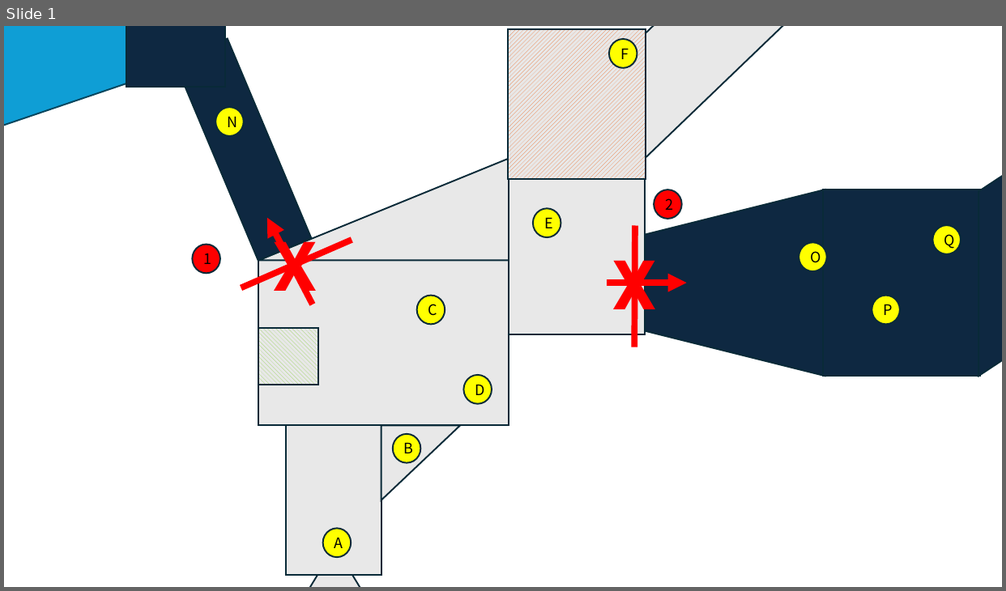
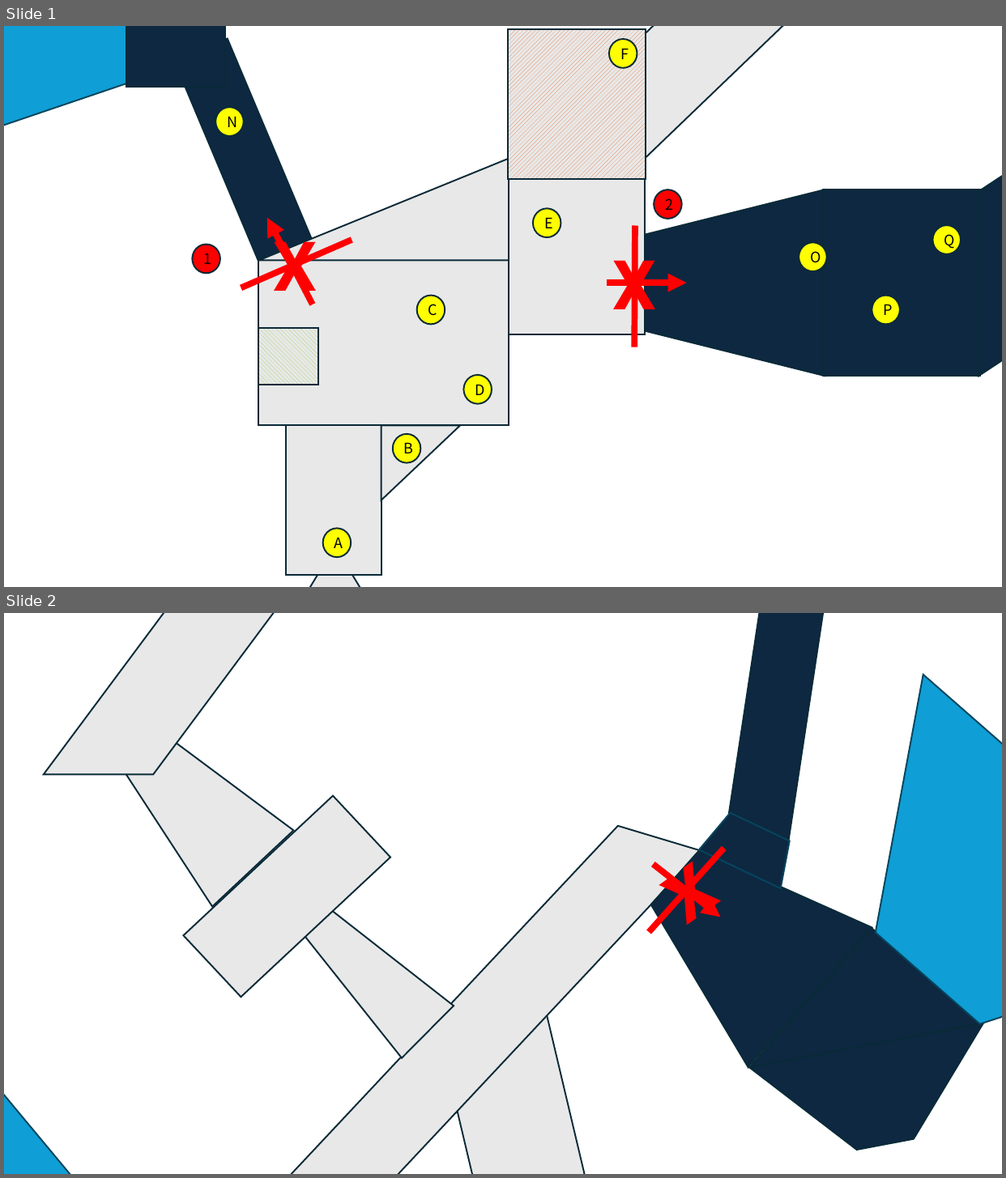
Before and after one commit to Woon-2/Project-W, a slide deck: 기획서/레벨디자인.pptx. Shown one above the other, each under a label of ours: slide 1 before the commit, slides 1 and 2 after it. The pictures are 1006x591 and 1006x1178 pixels, drawn with LibreOffice and Linux fonts; fonts in the diff are those of the drawing. Boxes give left, top, right and bottom in pixels: in the first picture for what was removed or moved away, otherwise in the second. Text is boxed around its words. In the diff, an @@ line names an element or a change of style, - is before the commit and + after.

```diff
--- a/기획서/레벨디자인.pptx
+++ b/기획서/레벨디자인.pptx
@@ slide 2 added at (x1=4, y1=613, x2=1002, y2=1174), background #FFFFFF @@
@@ parallelogram added at (x1=44, y1=613, x2=294, y2=775), fill #E8E8E8, outline #092A39 1.5 pt @@
@@ parallelogram added at (x1=726, y1=613, x2=843, y2=847), fill #0E2841, outline #092A39 1.5 pt @@
@@ trapezoid added at (x1=731, y1=613, x2=1002, y2=623), fill #E8E8E8, outline #092A39 1.5 pt @@
@@ trapezoid added at (x1=774, y1=675, x2=1002, y2=1112), fill #0F9ED5, outline #07455D 1.5 pt @@
@@ trapezoid added at (x1=106, y1=717, x2=294, y2=906), fill #E8E8E8, outline #092A39 1.5 pt @@
@@ parallelogram added at (x1=229, y1=753, x2=701, y2=1174), fill #E8E8E8, outline #092A39 1.5 pt @@
@@ rectangle added at (x1=184, y1=795, x2=391, y2=997), fill #E8E8E8, outline #092A39 1.5 pt @@
@@ trapezoid added at (x1=613, y1=808, x2=872, y2=1067), fill #0E2841, outline #092A39 1.5 pt @@
@@ trapezoid added at (x1=699, y1=807, x2=801, y2=888), fill #0E2841, outline #07455D 1.5 pt @@
@@ line added from (724, 848) to (650, 933), #FF0000 6 pt @@
@@ arrow added from (653, 865) to (720, 917), #FF0000 6 pt @@
@@ text added at (x1=686, y1=863, x2=722, y2=925), 66 pt, text #FF0000, bold @@
+X
@@ trapezoid added at (x1=292, y1=896, x2=454, y2=1058), fill #E8E8E8, outline #092A39 1.5 pt @@
@@ trapezoid added at (x1=4, y1=928, x2=135, y2=1174), fill #0F9ED5, outline #07455D 1.5 pt @@
@@ right triangle added at (x1=749, y1=929, x2=979, y2=1163), fill #0E2841, outline #092A39 1.5 pt @@
@@ parallelogram added at (x1=321, y1=1009, x2=762, y2=1174), fill #E8E8E8, outline #092A39 1.5 pt @@
@@ trapezoid added at (x1=750, y1=1024, x2=1002, y2=1167), fill #0E2841, outline #092A39 1.5 pt @@
```
Also in this commit, not shown: 1 other slide added, 1 slide removed.
